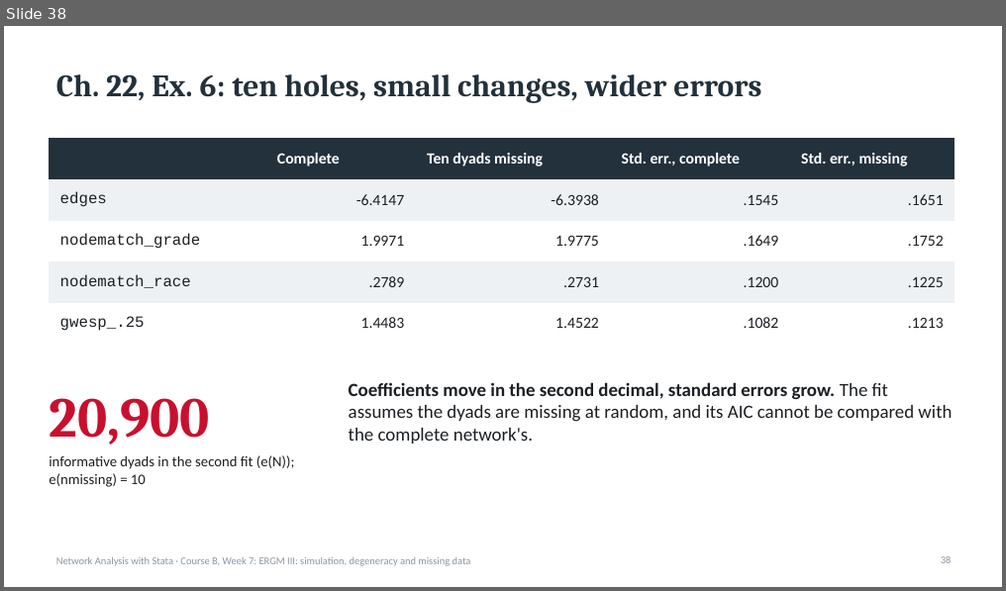
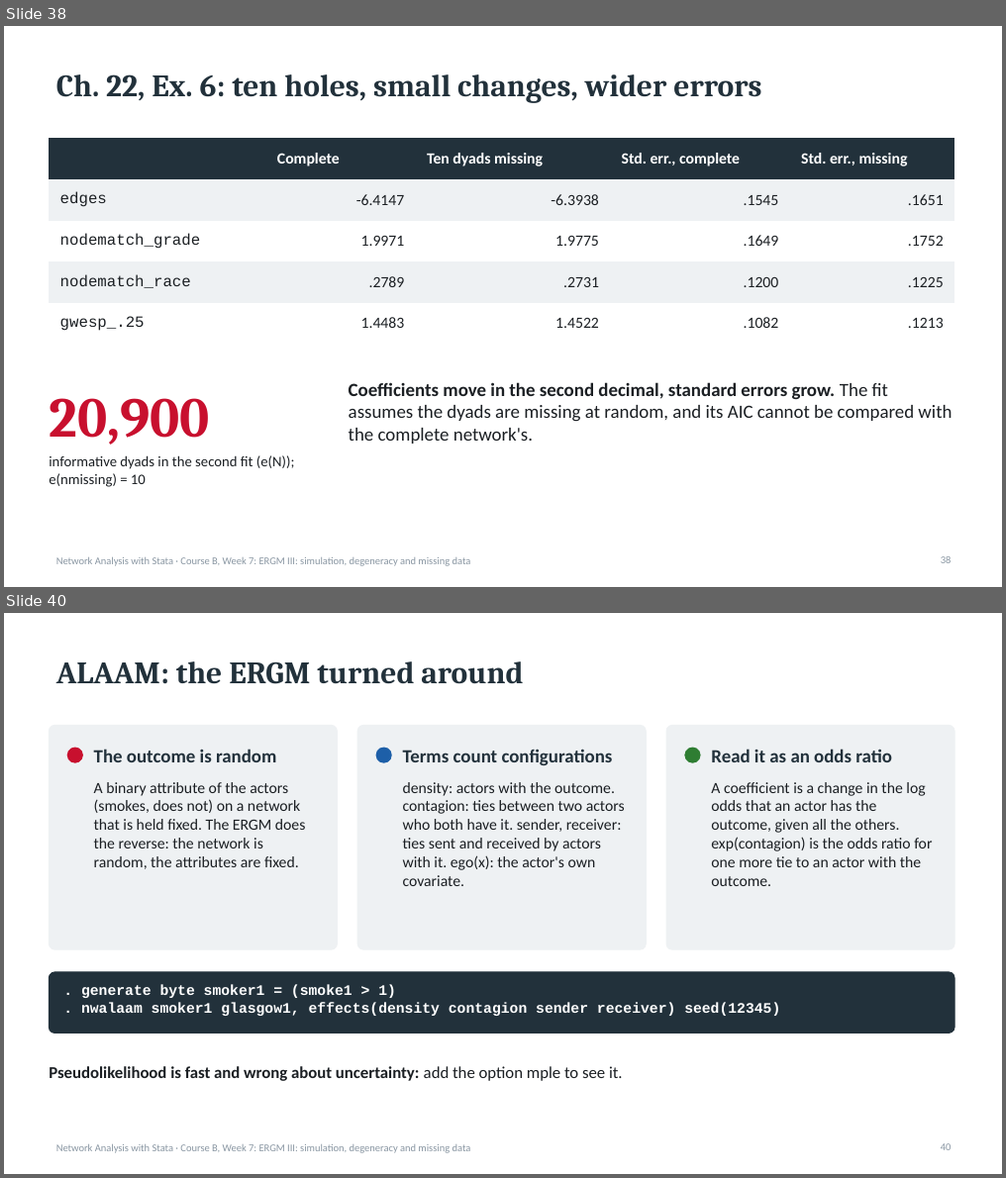
Before and after one commit to thomas-u-grund/nwcommands, a slide deck: website/book/teaching/slides/courseB_week07_ergm3_simulation_degeneracy.pptx. Shown one above the other, each under a label of ours: slide 38 before the commit, slides 38 and 40 after it; the slides between them are not shown. The pictures are 1006x591 and 1006x1178 pixels, drawn with LibreOffice and Linux fonts; fonts in the diff are those of the drawing. Boxes give left, top, right and bottom in pixels: in the first picture for what was removed or moved away, otherwise in the second. Text is boxed around its words. In the diff, an @@ line names an element or a change of style, - is before the commit and + after.

```diff
--- a/website/book/teaching/slides/courseB_week07_ergm3_simulation_degeneracy.pptx
+++ b/website/book/teaching/slides/courseB_week07_ergm3_simulation_degeneracy.pptx
@@ slide 40 added at [4, 613, 1002, 1174], background #FFFFFF; not listed: 1 template element that a slide beside it also shows @@
@@ title added at [56, 662, 523, 684], 30 pt, text #22313B, bold @@
+ALAAM: the ERGM turned around
@@ rounded rectangle added at [49, 725, 338, 950], fill #EEF1F3, outline #EEF1F3 1 pt @@
@@ rounded rectangle added at [357, 725, 646, 950], fill #EEF1F3, outline #EEF1F3 1 pt @@
@@ rounded rectangle added at [666, 725, 954, 950], fill #EEF1F3, outline #EEF1F3 1 pt @@
@@ ellipse added at [67, 748, 82, 762], fill #C8102E, outline #C8102E 1 pt @@
@@ text added at [94, 749, 276, 762], 18 pt, text #22313B, bold @@
+The outcome is random
@@ ellipse added at [376, 748, 391, 762], fill #1D5FA8, outline #1D5FA8 1 pt @@
@@ text added at [403, 749, 613, 765], 18 pt, text #22313B, bold @@
+Terms count configurations
@@ ellipse added at [685, 748, 700, 762], fill #2E7D32, outline #2E7D32 1 pt @@
@@ text added at [711, 749, 892, 762], 18 pt, text #22313B, bold @@
+Read it as an odds ratio
@@ text added at [94, 782, 306, 869], 15 pt, text #1B1F23 @@
+A binary attribute of the actors (smokes, does not) on a network that is held fixed. The ERGM does the reverse: the network is random, the attributes are fixed.
@@ text added at [403, 782, 625, 886], 15 pt, text #1B1F23 @@
+density: actors with the outcome. contagion: ties between two actors who both have it. sender, receiver: ties sent and received by actors with it. ego(x): the actor's own covariate.
@@ text added at [711, 782, 932, 886], 15 pt, text #1B1F23 @@
+A coefficient is a change in the log odds that an actor has the outcome, given all the others. exp(contagion) is the odds ratio for one more tie to an actor with the outcome.
@@ rounded rectangle added at [49, 972, 954, 1033], fill #22313B, outline #22313B 1 pt @@
@@ text added at [81, 984, 780, 1016], 14 pt, text #FFFFFF, bold @@
+. generate byte smoker1 = (smoke1 > 1)
+. nwalaam smoker1 glasgow1, effects(density contagion sender receiver) seed(12345)
@@ text added at [49, 1066, 623, 1081], 16 pt, text #1B1F23, bold @@
+Pseudolikelihood is fast and wrong about uncertainty: add the option mple to see it.
@@ page number added at [941, 1144, 951, 1151], 10 pt, text #8A97A3 @@
+40
```
Also in this commit, not shown: 4 slides changed, 2 other slides added, 4 other files.
